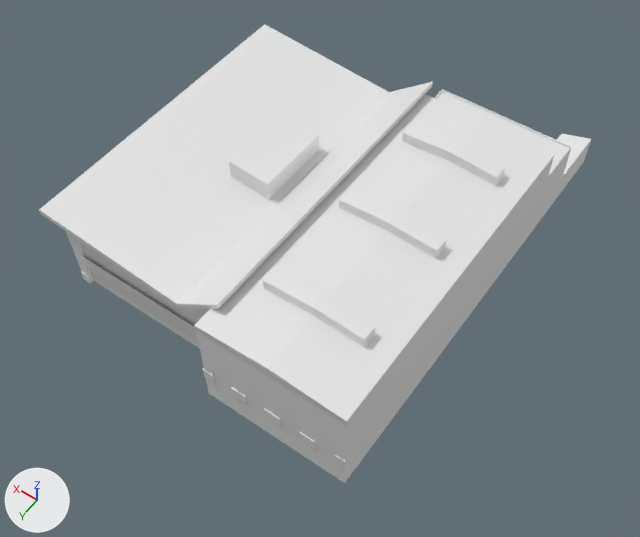
A saved change to the FBX model src/Assets/3D Assets/Models/SRC.fbx.
Camera for both pictures: a camera (50 mm lens) standing at (-66.9, 133.3, 187.5) and looking at (19.6, 12.3, -2.6). Every picture has the same lights, and +X, +Y and +Z are marked at lower left. Materials are left out; every surface is plain grey. Vertices at the same position are counted once.

The first picture shows 'sSRC Main'.
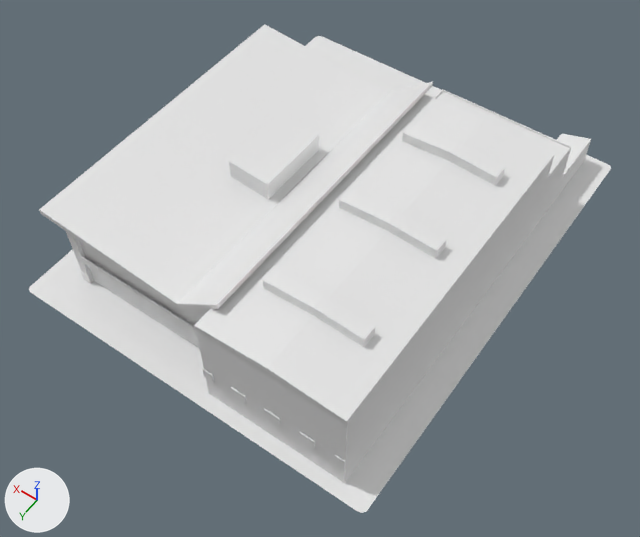
The change, as a diff of the scene's bpy script:
```diff
--- a/src/Assets/3D Assets/Models/SRC.fbx.py
+++ b/src/Assets/3D Assets/Models/SRC.fbx.py
@@ me_cube_001 @@
 # used by ob_ssrc_main; location = (0.0, 0.0, 0.0)
-me_cube_001.from_pydata(...)  # 1973 vertices, 1729 faces; spans x -20.5..76.5, y -69.9..58.9, z -5.6..28.9
+me_cube_001.from_pydata(...)  # 1995 vertices, 1730 faces; spans x -28.5..81.4, y -73.1..62.5, z -5.6..28.9
+# me_cube_001 part 1: a new loose piece of 20 vertices spanning x -28.5..81.4, y -73.1..62.5, z -5.6
```

Boxes (x1, y1, x2, y2) around the edits, measured in the pictures (640 x 537 px):
'sSRC Main', reshaped (7% taller)
    before: (39, 24, 591, 483)
    after: (29, 24, 611, 513)
part 1 of me_cube_001, added
    after: (29, 36, 611, 513)
